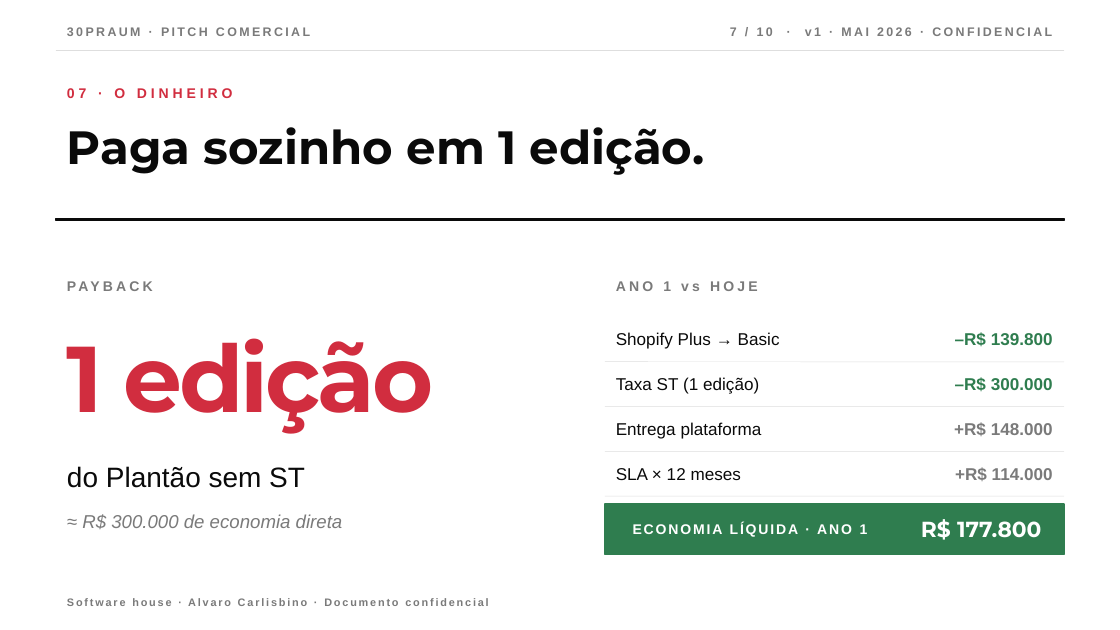
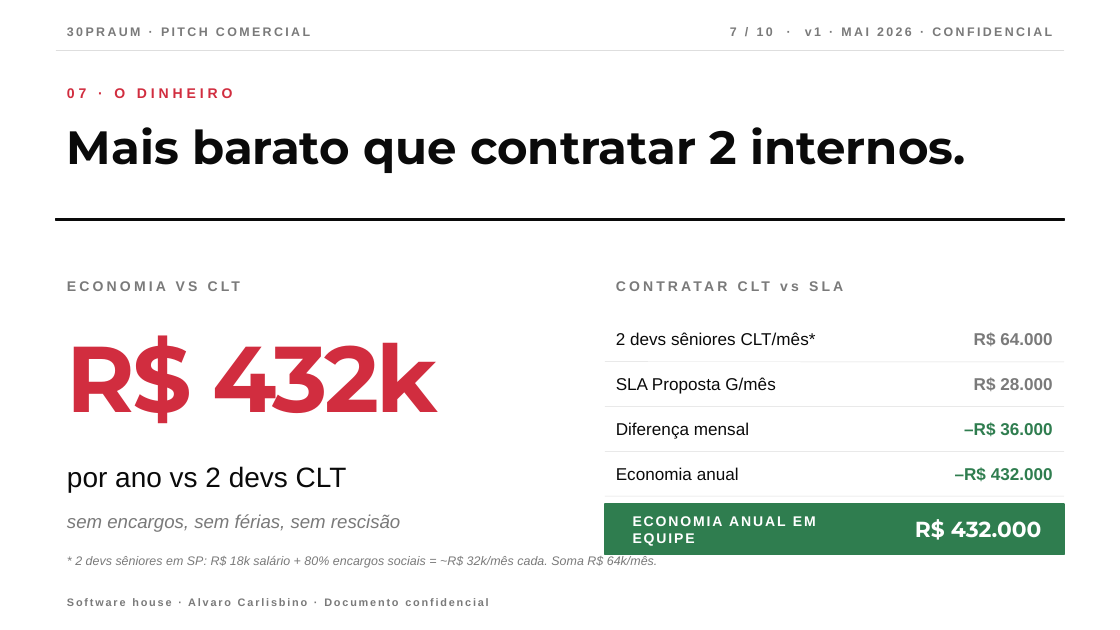
Before and after one commit to alvaro-carlisbino/merch30praum, a slide deck: slide 7 of proposal/30praum-pitch-deck.pptx. Drawn at 1120x630 pixels with LibreOffice and Linux fonts; fonts in the diff are those of the drawing. Boxes give left, top, right and bottom in pixels: in the first picture for what was removed or moved away, otherwise in the second. Text is boxed around its words. In the diff, an @@ line names an element or a change of style, - is before the commit and + after.

```diff
--- a/proposal/30praum-pitch-deck.pptx
+++ b/proposal/30praum-pitch-deck.pptx
@@ text at box(67, 127, 966, 173): text changed @@
-Paga sozinho em 1 edição.
+Mais barato que contratar 2 internos.
@@ text at box(56, 269, 504, 302): text changed @@
-PAYBACK
+ECONOMIA VS CLT
@@ text at box(616, 281, 758, 291): text changed @@
-ANO 1 vs HOJE
+CONTRATAR CLT vs SLA
@@ text at box(67, 335, 438, 424): text changed @@
-1 edição
+R$ 432k
@@ text at box(616, 332, 816, 345): text changed @@
-Shopify Plus → Basic
+2 devs sêniores CLT/mês*
@@ text at box(974, 332, 1052, 346): text changed; text colour #2F7D4F to #7A7A7A @@
-–R$ 139.800
+R$ 64.000
@@ text at box(616, 377, 776, 394): text changed @@
-Taxa ST (1 edição)
+SLA Proposta G/mês
@@ text at box(974, 377, 1052, 391): text changed; text colour #2F7D4F to #7A7A7A @@
-–R$ 300.000
+R$ 28.000
@@ text at box(616, 422, 749, 439): text changed @@
-Entrega plataforma
+Diferença mensal
@@ text at box(964, 422, 1052, 436): text changed; text colour #7A7A7A to #2F7D4F @@
-+R$ 148.000
+–R$ 36.000
@@ text at box(67, 466, 347, 492): text changed @@
-do Plantão sem ST
+por ano vs 2 devs CLT
@@ text at box(616, 467, 739, 480): text changed @@
-SLA × 12 meses
+Economia anual
@@ text at box(955, 467, 1053, 481): text changed; text colour #7A7A7A to #2F7D4F @@
-+R$ 114.000
+–R$ 432.000
@@ text at box(67, 514, 400, 532): text changed @@
-≈ R$ 300.000 de economia direta
+sem encargos, sem férias, sem rescisão
@@ text at box(633, 516, 816, 546): text changed @@
-ECONOMIA LÍQUIDA · ANO 1
+ECONOMIA ANUAL EM EQUIPE
@@ text at box(915, 519, 1042, 540): text changed @@
-R$ 177.800
+R$ 432.000
@@ text added at box(75, 556, 658, 568), 8 pt, text #7A7A7A, italic @@
+* 2 devs sêniores em SP: R$ 18k salário + 80% encargos sociais = ~R$ 32k/mês cada. Soma R$ 64k/mês.
```
Also in this commit, not shown: 1 other slide changed, 1 slide added, 1 slide removed, 3 other files.
